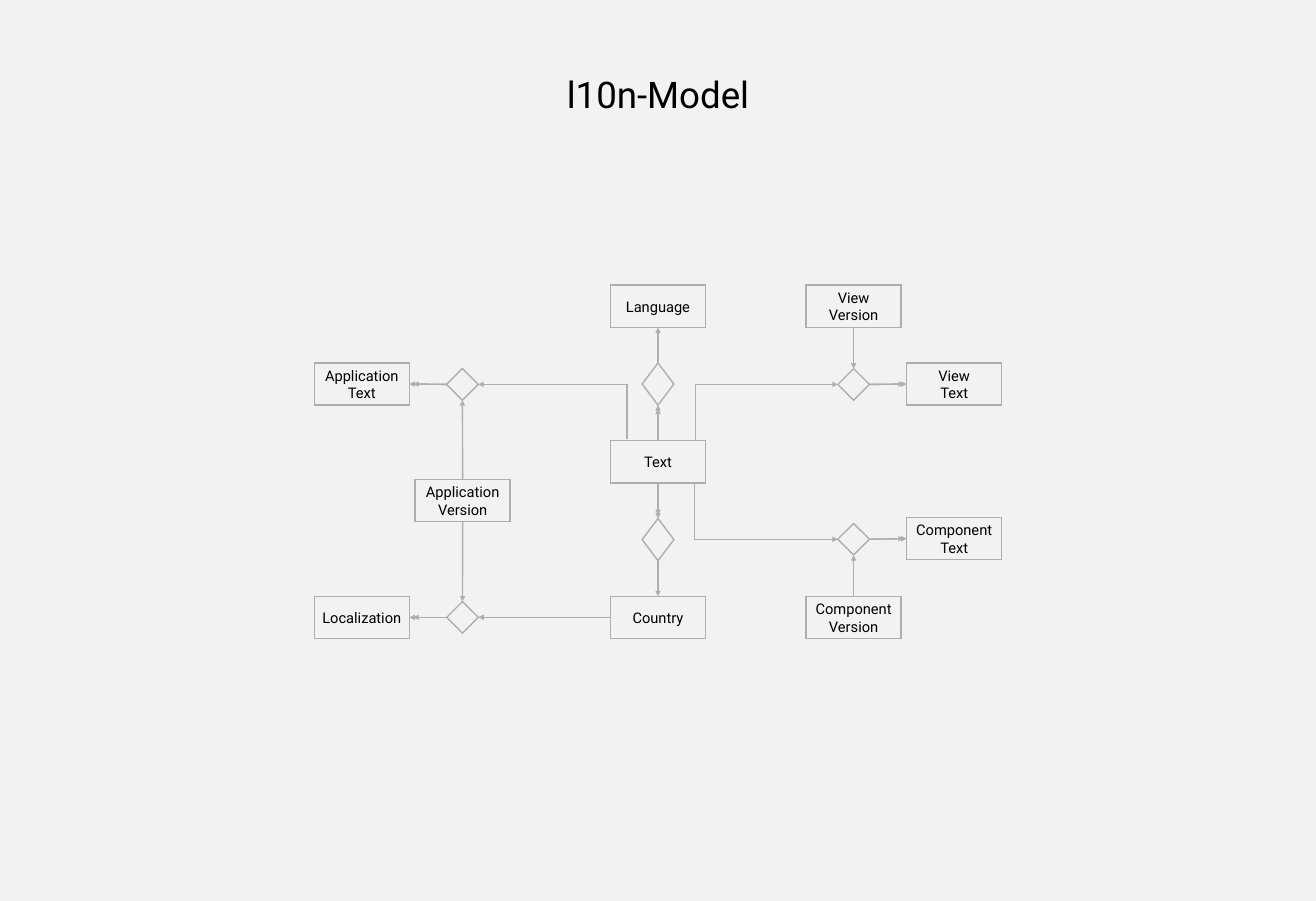
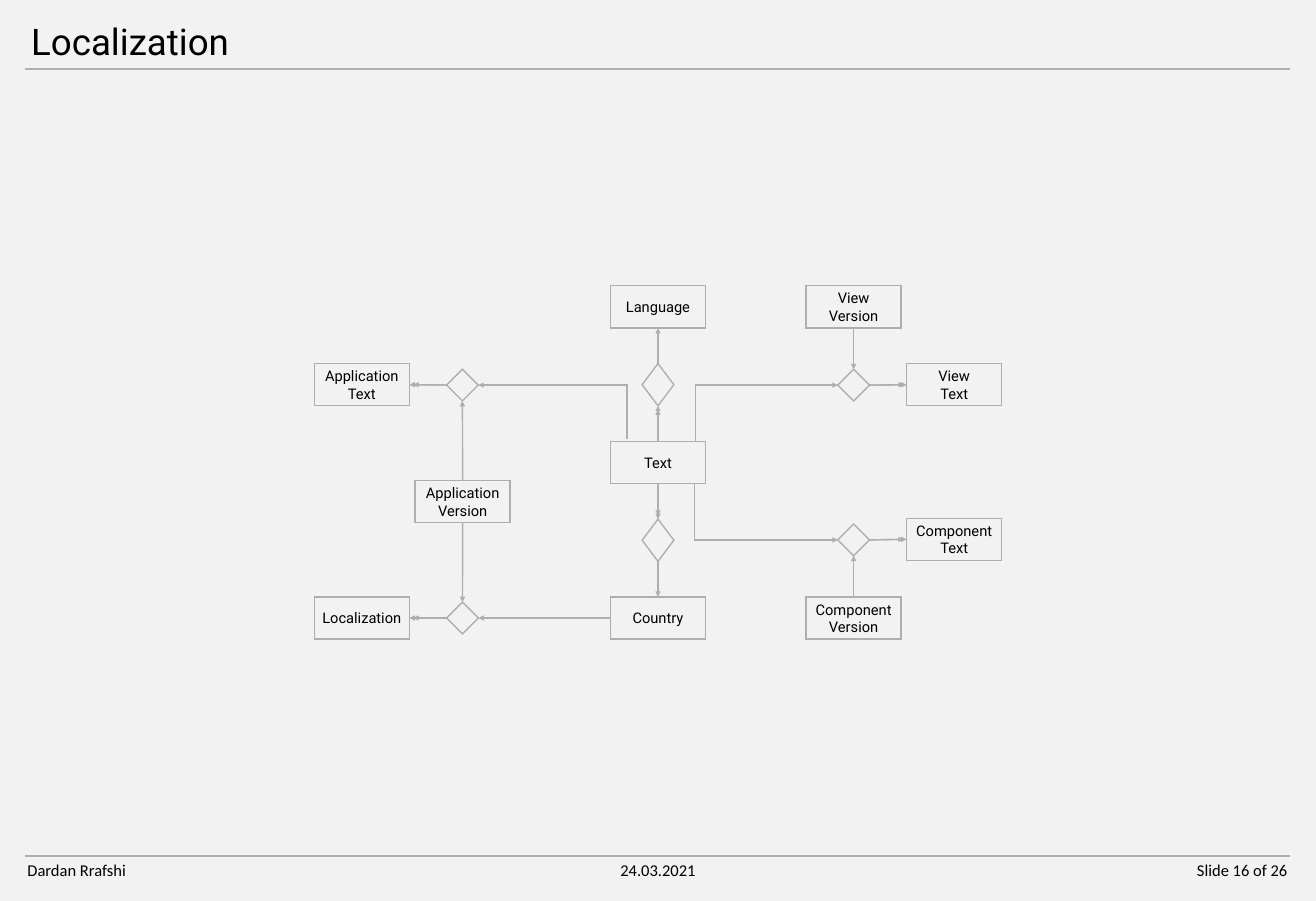
Before and after one commit to DonColon/appman-api-spec, a slide deck: slide 16 of docs/Appman - Data Model.pptx (slide 12 before the commit). Drawn at 1316x901 pixels with LibreOffice and Linux fonts; fonts in the diff are those of the drawing. Boxes give left, top, right and bottom in pixels: in the first picture for what was removed or moved away, otherwise in the second. Text is boxed around its words. In the diff, an @@ line names an element or a change of style, - is before the commit and + after.

Commit message:
Changed configuration model

```diff
--- a/docs/Appman - Data Model.pptx
+++ b/docs/Appman - Data Model.pptx
@@ text added at bbox=[31, 27, 229, 56], 40 pt, text #000000 @@
+Localization
@@ line added from (24, 69) to (1290, 69), #AEAEAE 2.25 pt @@
@@ text removed at bbox=[567, 80, 749, 109] @@
-l10n-Model
@@ line added from (24, 856) to (1290, 856), #AEAEAE 2.25 pt @@
@@ text added at bbox=[27, 864, 126, 876], 18 pt, text #000000 @@
+Dardan Rrafshi
@@ text added at bbox=[620, 865, 695, 876], 18 pt, text #000000 @@
+24.03.2021
@@ text added at bbox=[1197, 864, 1288, 876], 18 pt, text #000000 @@
+Slide 16 of 26
```
Also in this commit, not shown: 18 other slides changed, 7 slides added, 7 other files.
